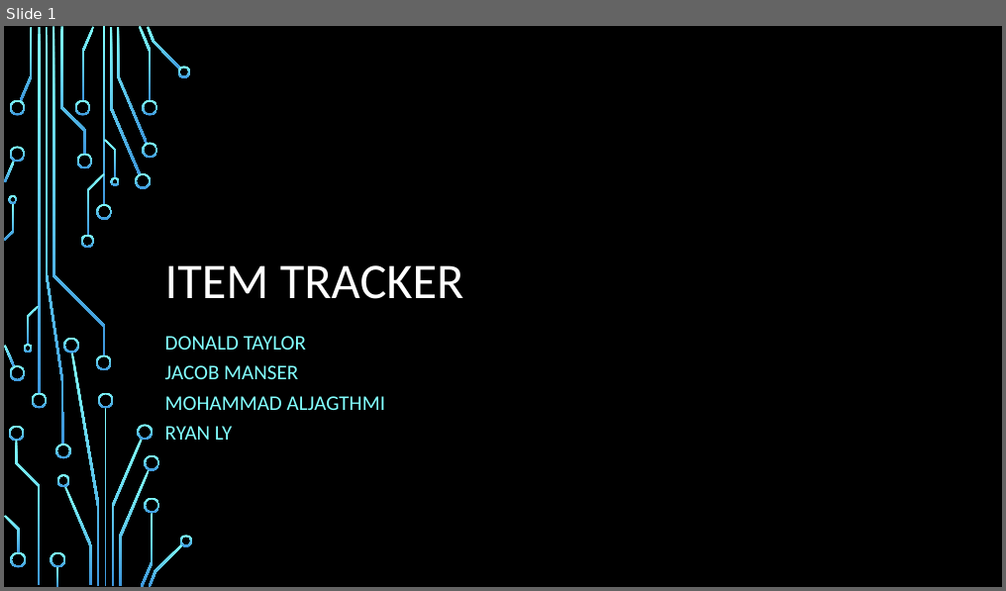
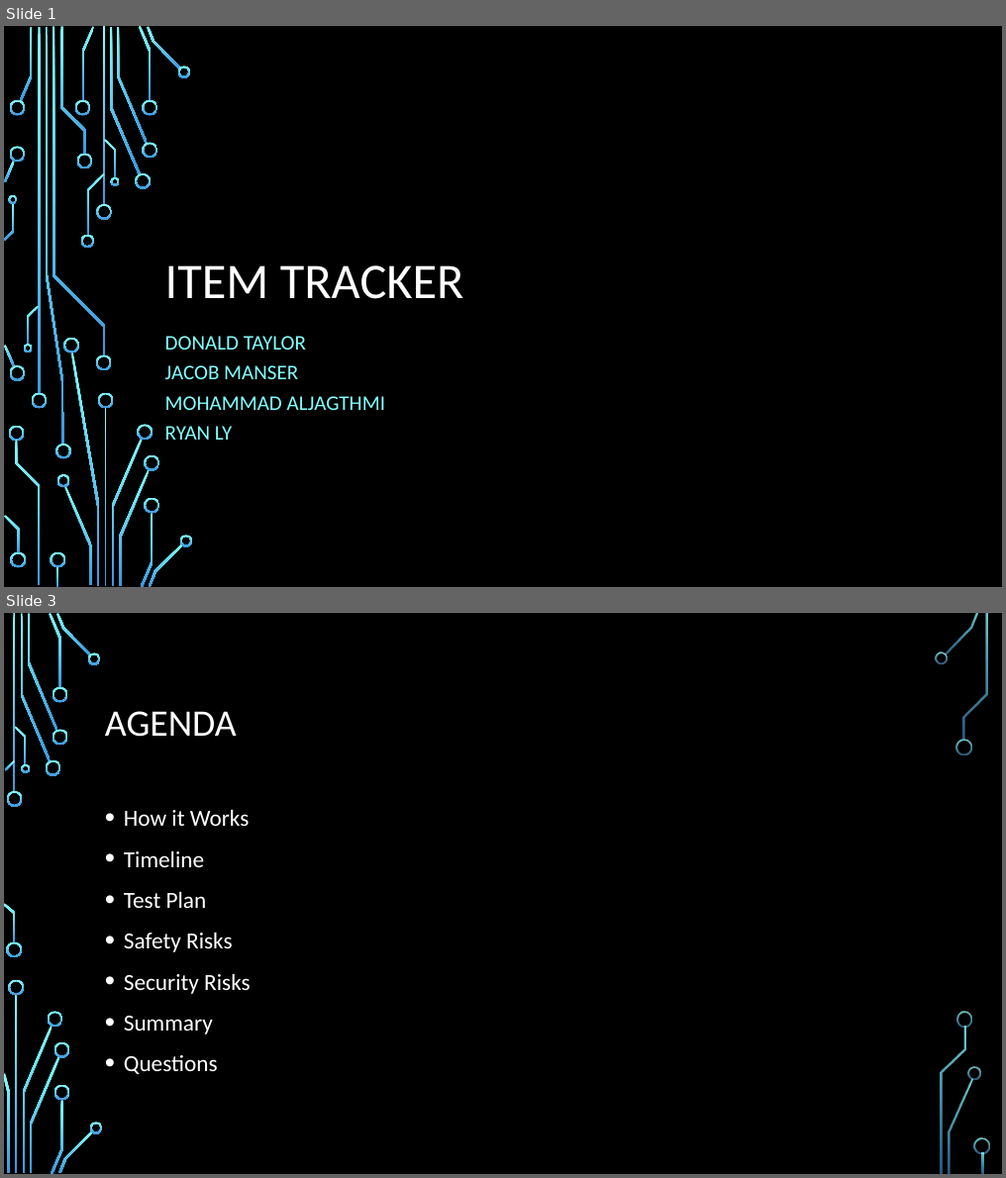
Before and after one commit to dontaylor6000/Group27_Tracker, a slide deck: Documentation/PDR.pptx. Shown one above the other, each under a label of ours: slide 1 before the commit, slides 1 and 3 after it; the slides between them are not shown. The pictures are 1006x591 and 1006x1178 pixels, drawn with LibreOffice and Linux fonts; fonts in the diff are those of the drawing; background and template pictures are left out. Boxes give left, top, right and bottom in pixels: in the first picture for what was removed or moved away, otherwise in the second. Text is boxed around its words. In the diff, an @@ line names an element or a change of style, - is before the commit and + after.

```diff
--- a/Documentation/PDR.pptx
+++ b/Documentation/PDR.pptx
@@ slide 3 added at box(4, 613, 1002, 1174), background picture (left out) @@
@@ title added at box(105, 711, 237, 737), 36 pt, text #FFFFFF @@
+AGENDA
@@ text added at box(124, 809, 251, 1074), 22.2 pt, text #FFFFFF @@
+• How it Works
+• Timeline
+• Test Plan
+• Safety Risks
+• Security Risks
+• Summary
+• Questions
@@ group added at box(4, 613, 990, 1174): 33 freeform shapes, 3 rectangles @@
```
Also in this commit, not shown: 5 slides changed, 8 other slides added, 3 slides removed.
